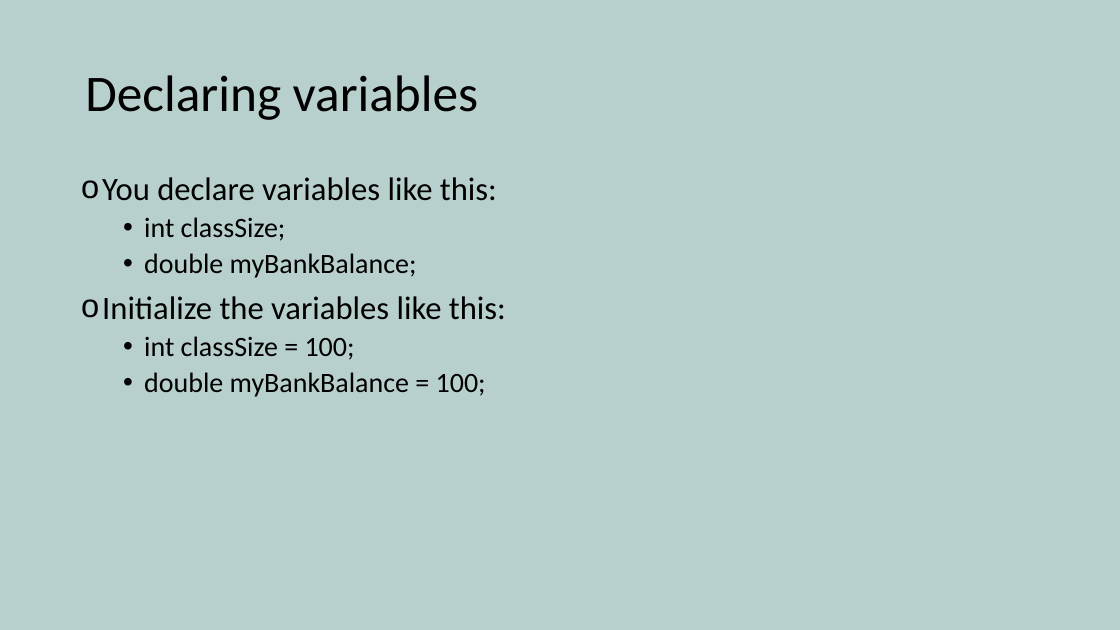
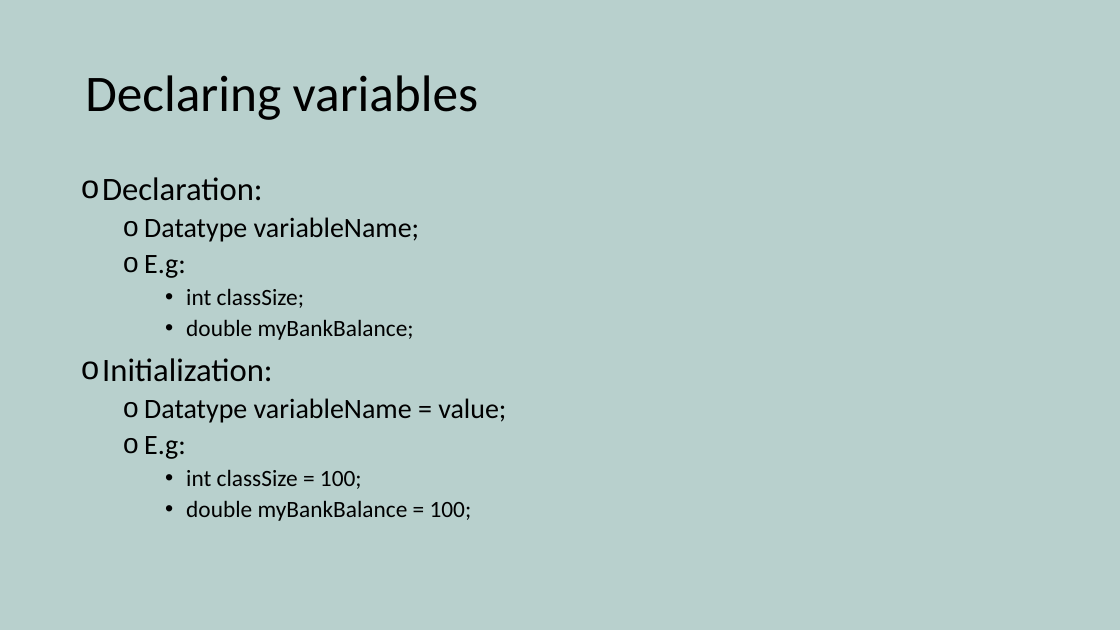
Before and after one commit to yetanothermasterylearning/Core-Java, a slide deck: slide 4 of 03. Programming Basics/Presentation/Data types and Operators.pptx (slide 10 before the commit). Drawn at 1120x630 pixels with LibreOffice and Linux fonts; fonts in the diff are those of the drawing. Boxes give left, top, right and bottom in pixels: in the first picture for what was removed or moved away, otherwise in the second. Text is boxed around its words. In the diff, an @@ line names an element or a change of style, - is before the commit and + after.

```diff
--- a/03. Programming Basics/Presentation/Data types and Operators.pptx
+++ b/03. Programming Basics/Presentation/Data types and Operators.pptx
@@ text at bbox=[102, 177, 420, 278]: text changed; size 28 to 24 pt @@
-o You declare variables like this:
+o Declaration:
+  o Datatype variableName;
+  o E.g:
@@ text at bbox=[186, 288, 472, 521]: size 24 to 20 pt in "int classSize;", "double myBankBalance;", "int classSize = 100;", "double myBankBalance = 100;"; list level 2 to 3 in "int classSize;"; list level 2 to 3 in "double myBankBalance;"; list level 2 to 3 in "int classSize = 100;"; list level 2 to 3 in "double myBankBalance = 100;" @@
@@ text at bbox=[102, 358, 506, 459]: text changed; size 28 to 24 pt @@
-o Initialize the variables like this:
+o Initialization:
+  o Datatype variableName = value;
+  o E.g:
```
Also in this commit, not shown: 7 other slides changed, 2 slides removed, 4 other files.
